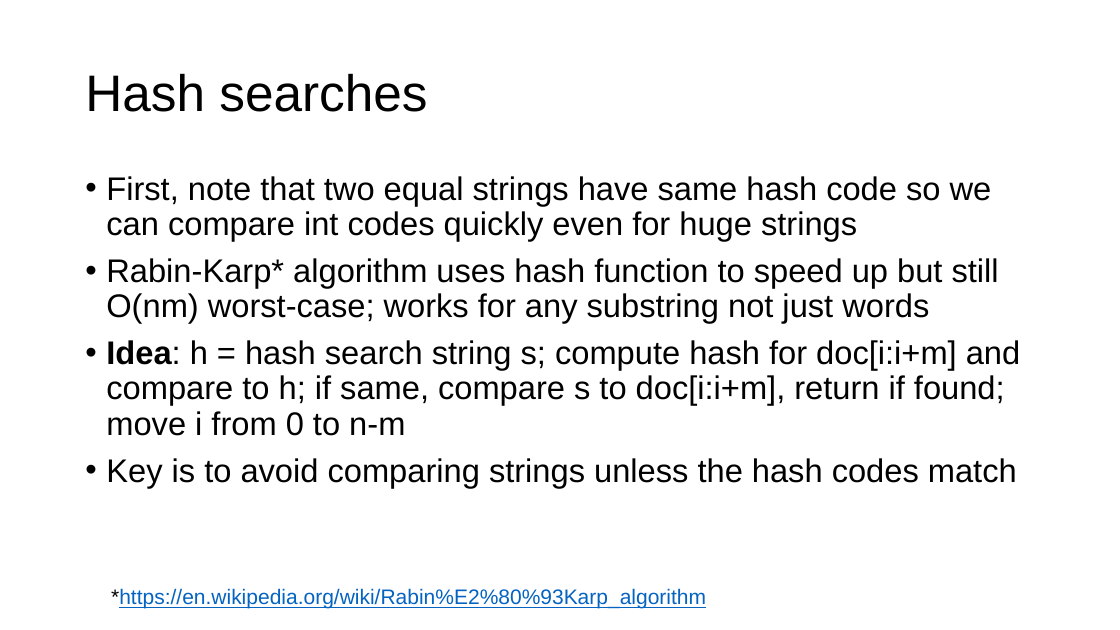
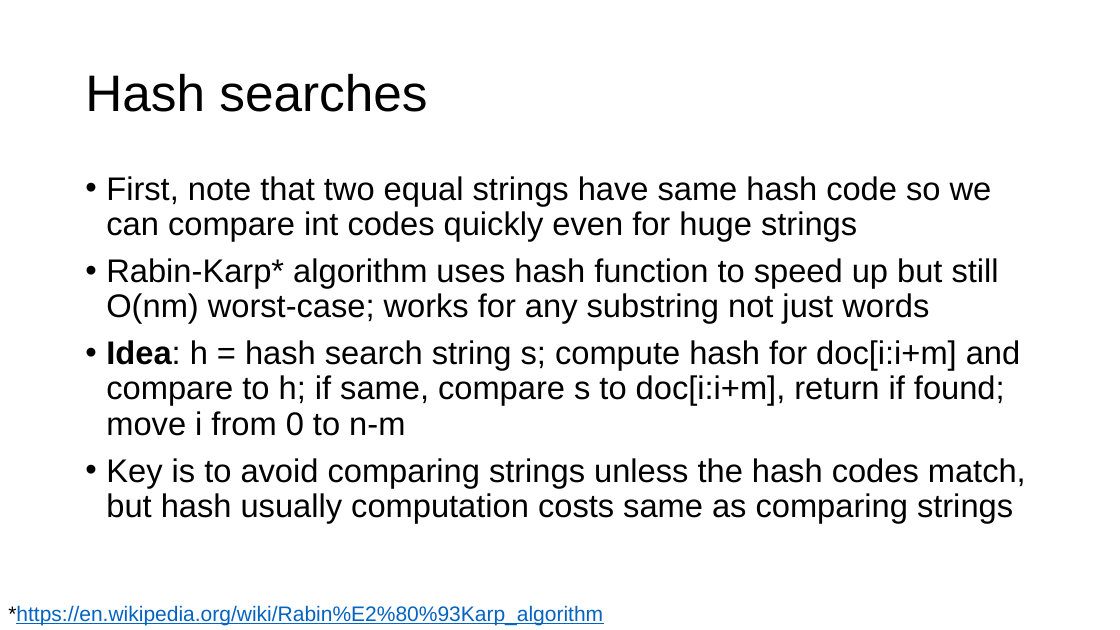
Before and after one commit to parrt/msds689, a slide deck: slide 6 of notes/searching.pptx. Drawn at 1120x630 pixels with LibreOffice and Linux fonts; fonts in the diff are those of the drawing; background and template pictures are left out. Boxes give left, top, right and bottom in pixels: in the first picture for what was removed or moved away, otherwise in the second. Text is boxed around its words. In the diff, an @@ line names an element or a change of style, - is before the commit and + after.

```diff
--- a/notes/searching.pptx
+++ b/notes/searching.pptx
@@ text at (106, 458, 1026, 523): text changed @@
-• Key is to avoid comparing strings unless the hash codes match
+• Key is to avoid comparing strings unless the hash codes match, but hash usually computation costs same as comparing strings
@@ text "*https://en.wikipedia.org/wiki/Rabin%E2%80%93Karp_algorithm": place and size @@
-text "*https://en.wikipedia.org/wiki/Rabin%E2%80%93Karp_algorithm" at (111, 588, 706, 609)
+text "*https://en.wikipedia.org/wiki/Rabin%E2%80%93Karp_algorithm" at (8, 605, 603, 625)
```
Also in this commit, not shown: 3 other slides changed, 1 slide added, 1 other file.
